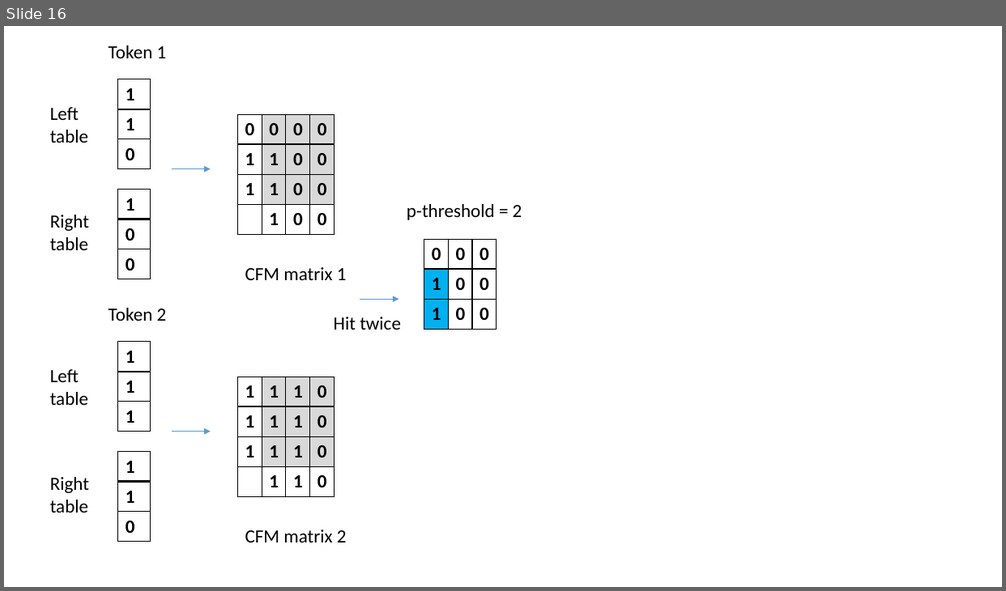
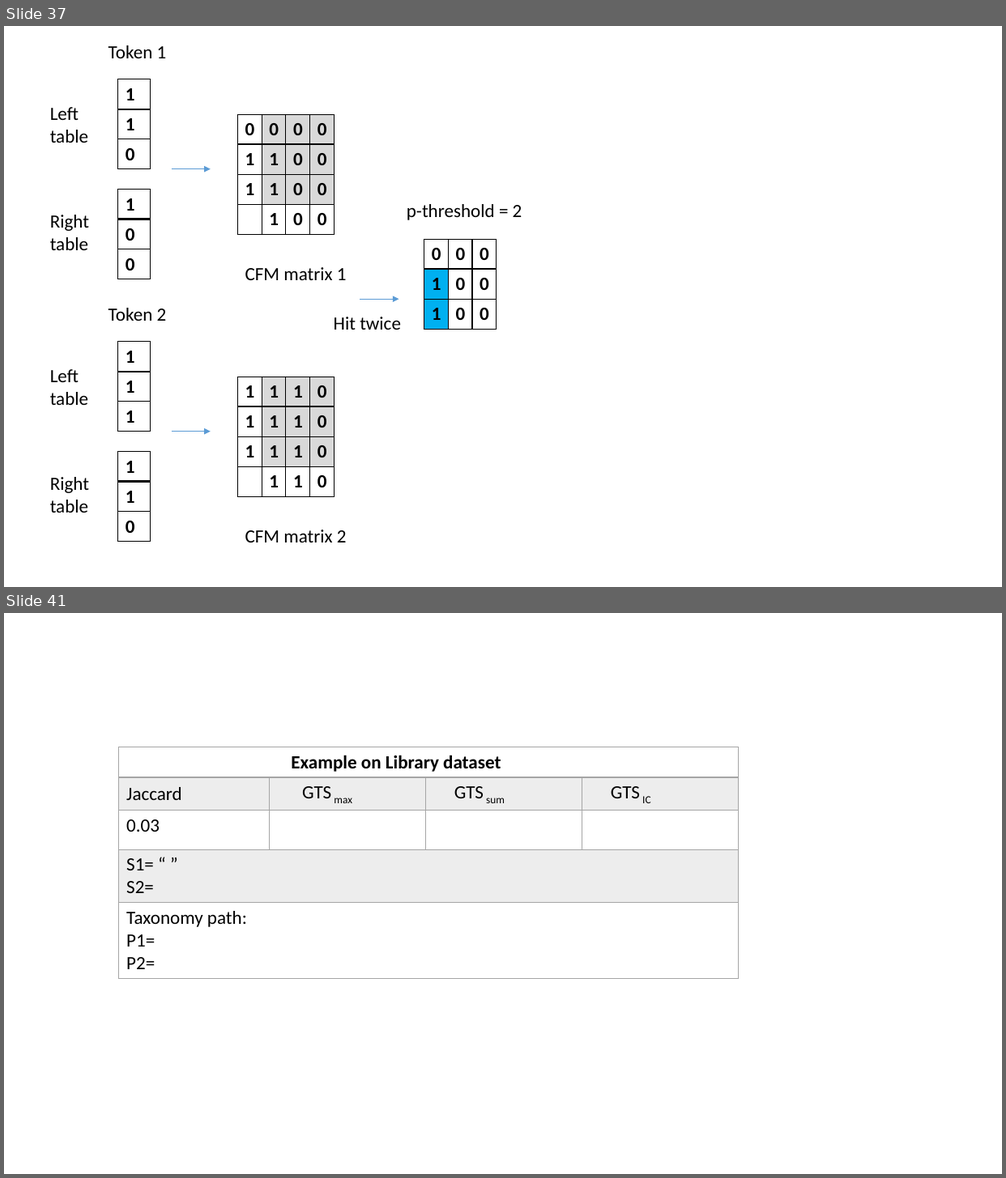
Before and after one commit to jiahenglu/taxonomy, a slide deck: figures/taxonomy.pptx. Shown one above the other, each under a label of ours: slide 16 before the commit, slides 37 and 41 after it; the slides between them are not shown. The pictures are 1006x591 and 1006x1178 pixels, drawn with LibreOffice and Linux fonts; fonts in the diff are those of the drawing. Boxes give left, top, right and bottom in pixels: in the first picture for what was removed or moved away, otherwise in the second. Text is boxed around its words. In the diff, an @@ line names an element or a change of style, - is before the commit and + after.

```diff
--- a/figures/taxonomy.pptx
+++ b/figures/taxonomy.pptx
@@ slide 41 added at <box>4,613,1002,1174</box>, background #FFFFFF @@
@@ table added at <box>119,747,739,976</box>, 5 rows, 4 columns @@
+Example on Library dataset |  |  | 
+Jaccard | GTS max | GTS sum | GTS IC
+0.03 |  |  | 
+S1= “ ” / S2= |  |  | 
+Taxonomy path: / P1= / P2= |  |  | 
@@ what was slide 16 is now slide 37 @@
```
Also in this commit, not shown: 2 slides changed, 25 other slides added, 16 other files.
